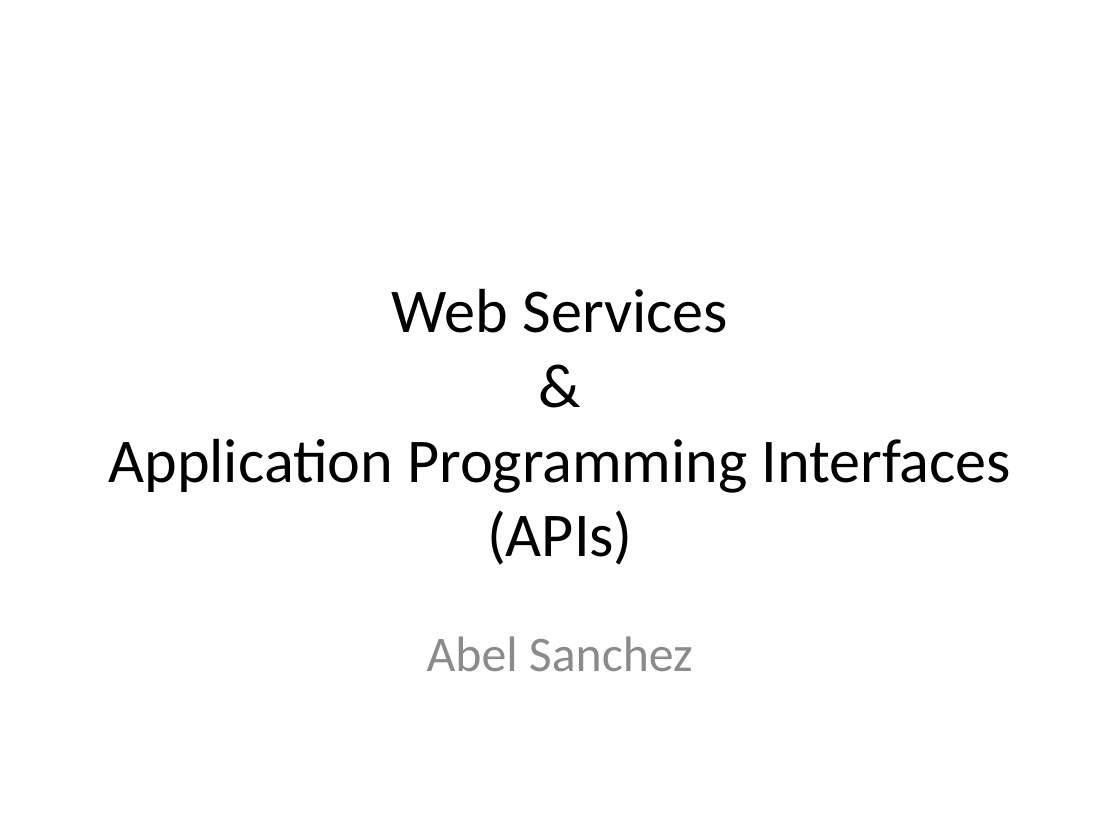
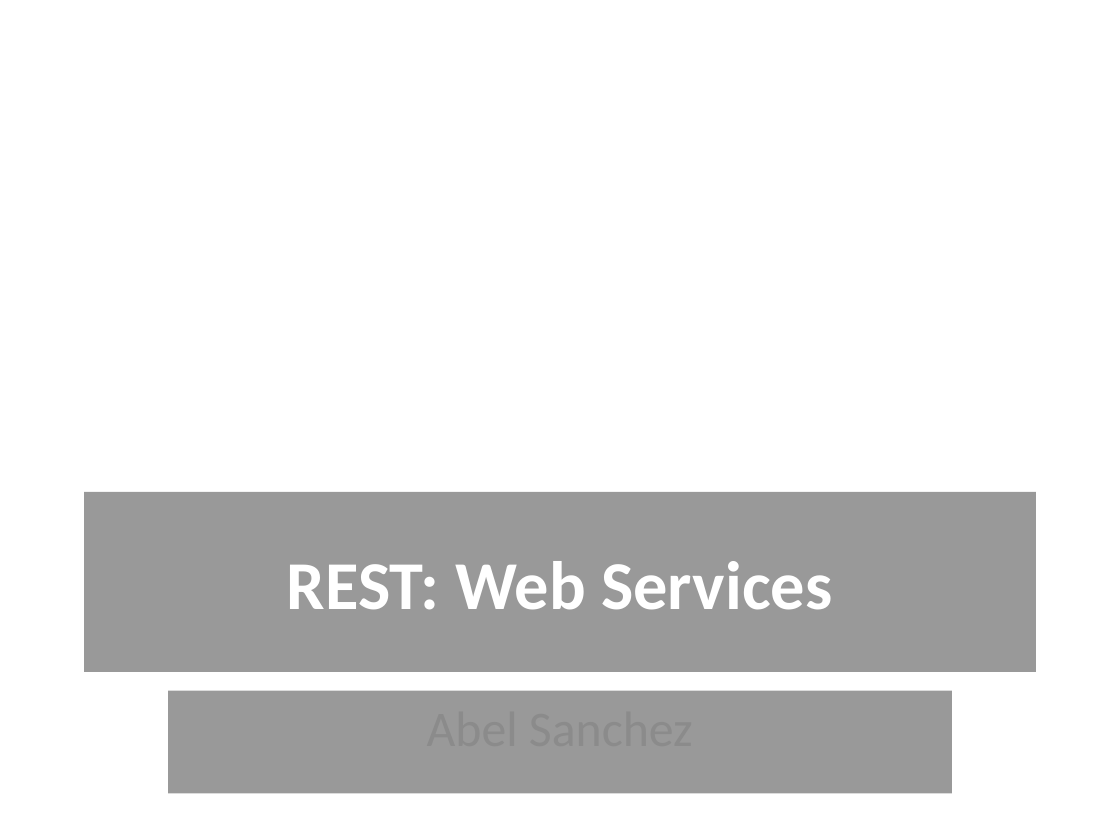
Before and after one commit to onexi/onexi.github.io, a slide deck: slide 1 of abel/40_rest/REST.pptx. Drawn at 1120x840 pixels with LibreOffice and Linux fonts; fonts in the diff are those of the drawing; background and template pictures are left out. Boxes give left, top, right and bottom in pixels: in the first picture for what was removed or moved away, otherwise in the second. Text is boxed around its words. In the diff, an @@ line names an element or a change of style, - is before the commit and + after.

```diff
--- a/abel/40_rest/REST.pptx
+++ b/abel/40_rest/REST.pptx
@@ title "REST: Web Services" at box(84, 492, 1036, 672): fill none to #000000 at 40% opacity @@
@@ title "REST: Web Services": place and size @@
-title "REST: Web Services" at box(108, 288, 1011, 565)
+title "REST: Web Services" at box(84, 492, 1036, 672)
@@ title at box(287, 561, 832, 610): text changed; size 40 to 44 pt; text colour #000000 to #FFFFFF; bold on @@
-Web Services
-&
-Application Programming Interfaces
-(APIs)
+REST: Web Services
@@ subtitle "Abel Sanchez": place and size @@
-subtitle "Abel Sanchez" at box(427, 636, 693, 671)
+subtitle "Abel Sanchez" at box(168, 691, 952, 794)
@@ subtitle "Abel Sanchez" at box(168, 691, 952, 794): fill none to #000000 at 40% opacity @@
```
Also in this commit, not shown: 1 other slide changed, 3 other files.
